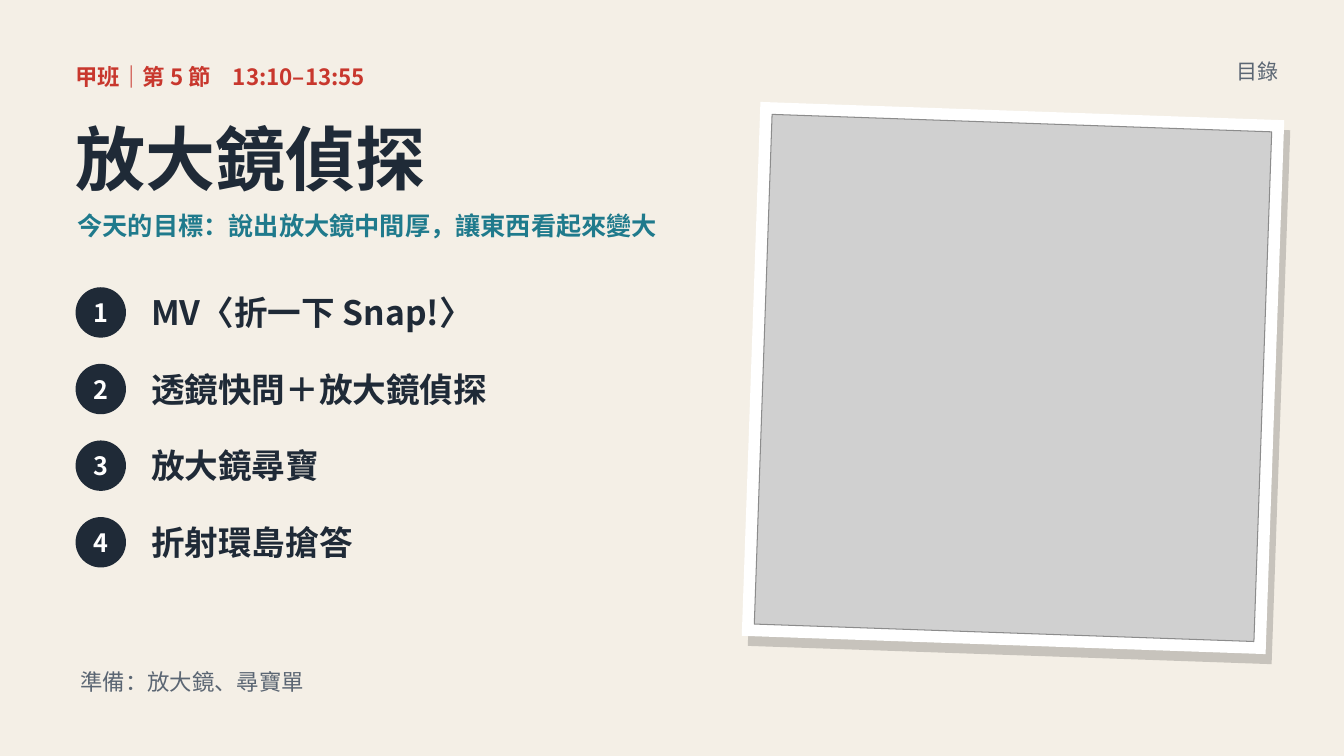
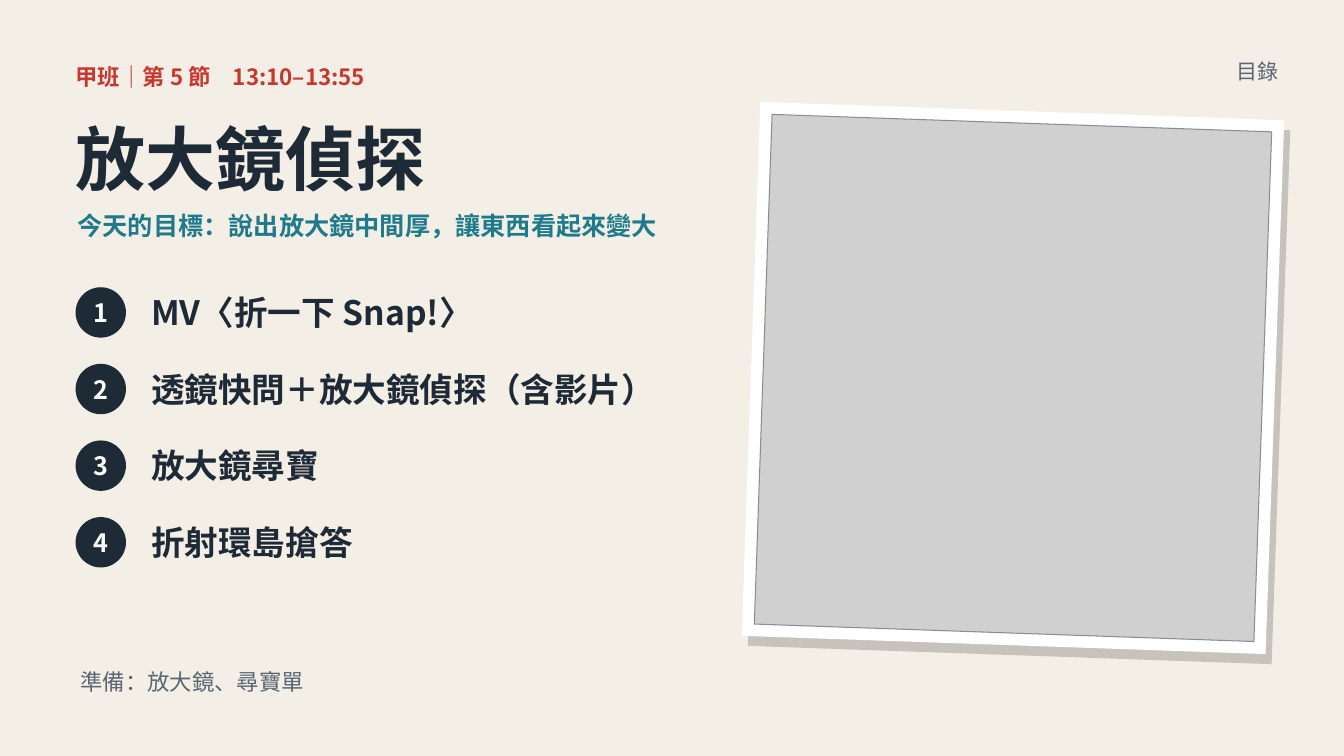
Before and after one commit to classtools1020/sports-results, a slide deck: slide 2 of f8f9fc3bd1/slides.pptx. Drawn at 1344x756 pixels with LibreOffice and Linux fonts; fonts in the diff are those of the drawing; grey boxes stand for pictures. Boxes give left, top, right and bottom in pixels: in the first picture for what was removed or moved away, otherwise in the second. Text is boxed around its words. In the diff, an @@ line names an element or a change of style, - is before the commit and + after.

```diff
--- a/f8f9fc3bd1/slides.pptx
+++ b/f8f9fc3bd1/slides.pptx
@@ text at <box>151,373,655,406</box>: text changed @@
-透鏡快問＋放大鏡偵探
+透鏡快問＋放大鏡偵探（含影片）
```
Also in this commit, not shown: 2 other slides changed, 2 other files.
